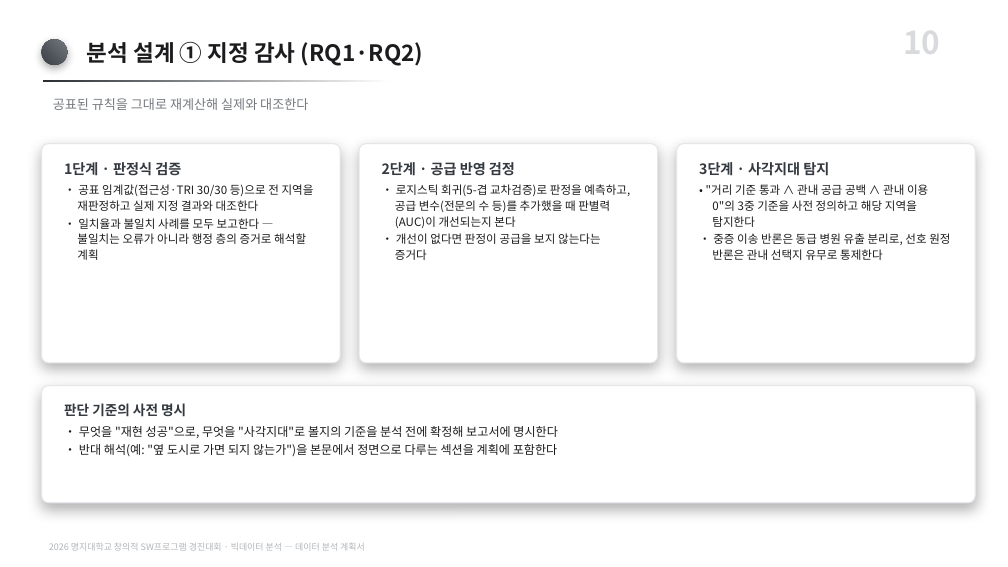
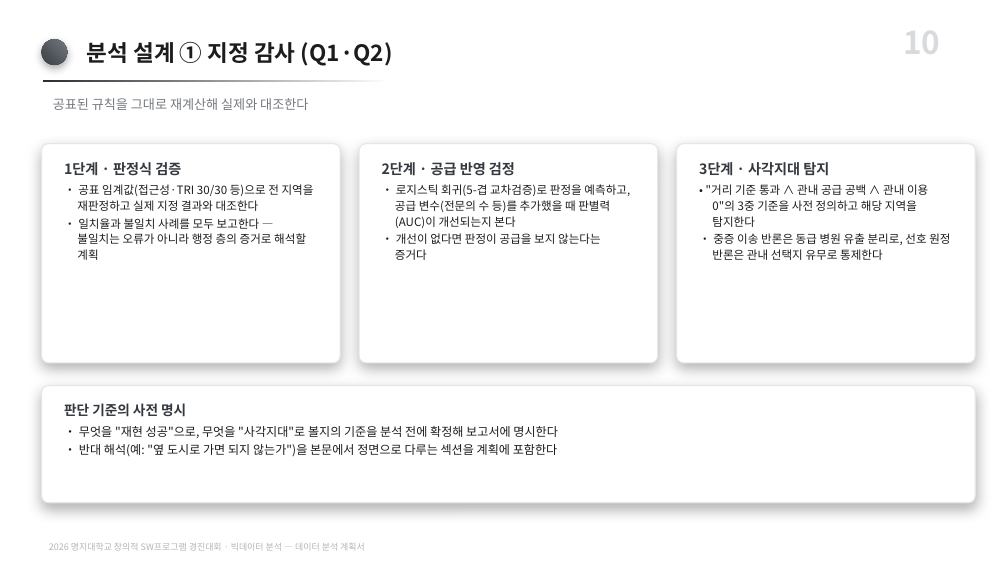
Before and after one commit to karvvan/maternity-care-policy-audit, a slide deck: slide 10 of 04_제출물/데이터분석_계획서.pptx. Drawn at 1008x567 pixels with LibreOffice and Linux fonts; fonts in the diff are those of the drawing. Boxes give left, top, right and bottom in pixels: in the first picture for what was removed or moved away, otherwise in the second. Text is boxed around its words. In the diff, an @@ line names an element or a change of style, - is before the commit and + after.

```diff
--- a/04_제출물/데이터분석_계획서.pptx
+++ b/04_제출물/데이터분석_계획서.pptx
@@ text at (87,41,393,66): text changed @@
-분석 설계 ① 지정 감사 (RQ1·RQ2)
+분석 설계 ① 지정 감사 (Q1·Q2)
```
Also in this commit, not shown: 8 other slides changed, 3 other files.
